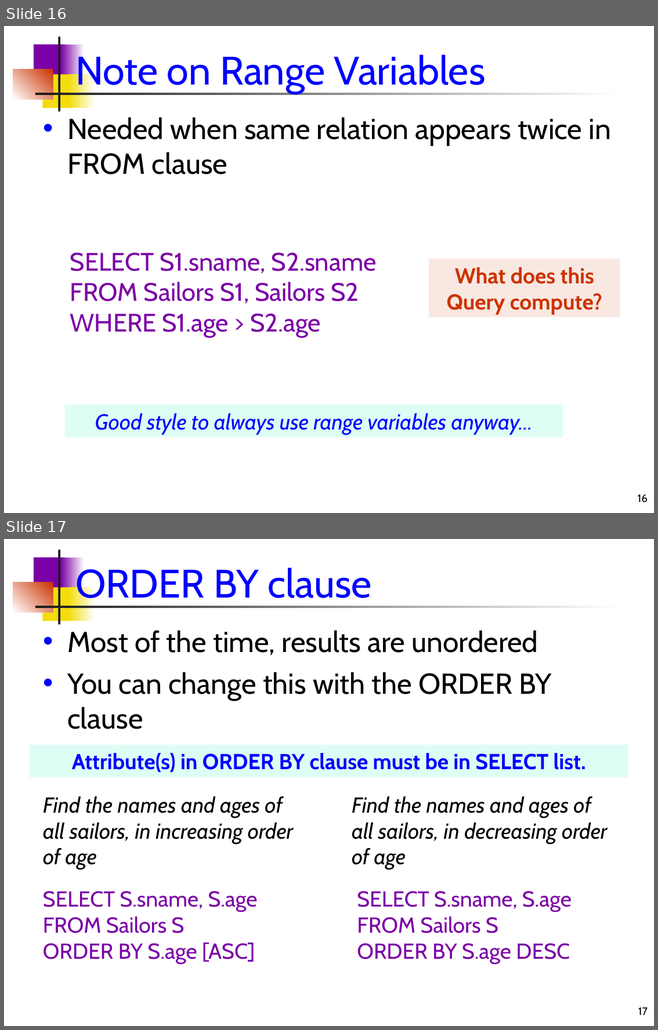
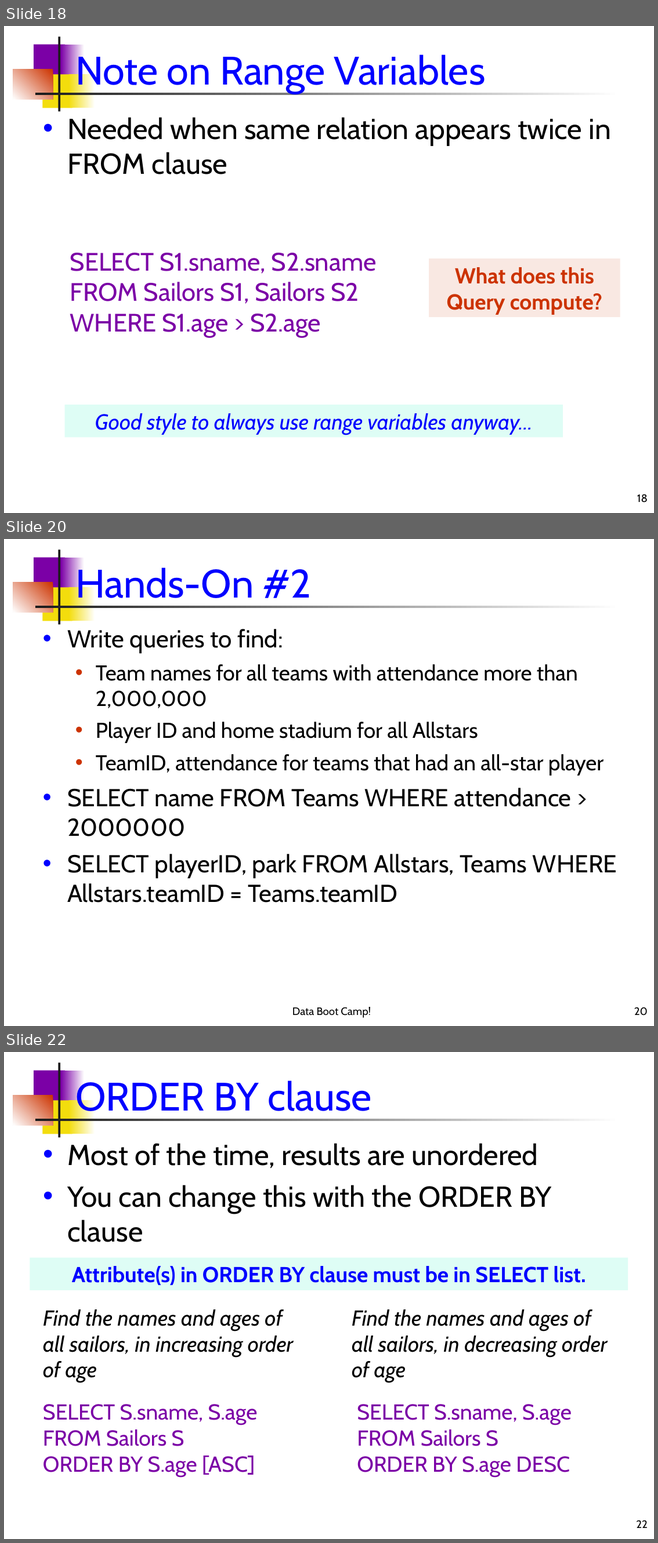
Before and after one commit to dssg/dssg-training-workshop-2015, a slide deck: slides/introductionToSQL.ppt. Shown one above the other, each under a label of ours: slides 16 and 17 before the commit, slides 18, 20 and 22 after it; the slides between them are not shown. The pictures are 658x1030 and 658x1543 pixels, drawn with LibreOffice and Linux fonts; fonts in the diff are those of the drawing. Boxes give left, top, right and bottom in pixels: in the first picture for what was removed or moved away, otherwise in the second. Text is boxed around its words. In the diff, an @@ line names an element or a change of style, - is before the commit and + after.

```diff
--- a/slides/introductionToSQL.ppt
+++ b/slides/introductionToSQL.ppt
@@ slide 20 added at (4, 539, 654, 1026), background #FFFFFF; not listed: 7 template elements that a slide beside it also shows @@
@@ title added at (75, 565, 311, 607), 44 pt, text #0000FF @@
+Hands-On #2
@@ text added at (67, 629, 616, 903), 23.8 pt, text #000000 @@
+• Write queries to find:
+  • Team names for all teams with attendance more than 2,000,000
+  • Player ID and home stadium for all Allstars
+  • TeamID, attendance for teams that had an all-star player
+• SELECT name FROM Teams WHERE attendance > 2000000
+• SELECT playerID, park FROM Allstars, Teams WHERE Allstars.teamID = Teams.teamID
@@ text added at (292, 1007, 371, 1018), 12 pt, text #000000 @@
+Data Boot Camp!
@@ page number added at (634, 1007, 647, 1016), 12 pt, text #000000 @@
+20
@@ what was slide 16 is now slide 18 @@
@@ page number at (637, 494, 647, 503): text changed @@
-16
+18
@@ what was slide 17 is now slide 22 @@
@@ page number at (636, 1520, 647, 1528): text changed @@
-17
+22
```
Also in this commit, not shown: 1 slide changed, 10 other slides added, 3 slides removed, 2 other files.
